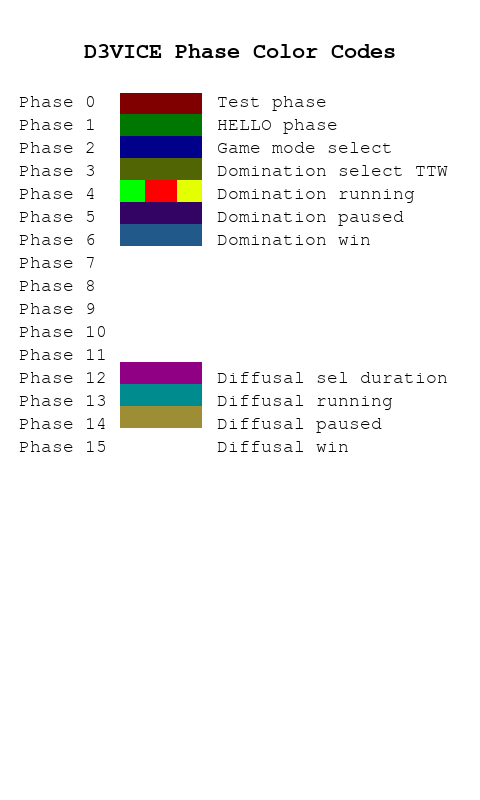
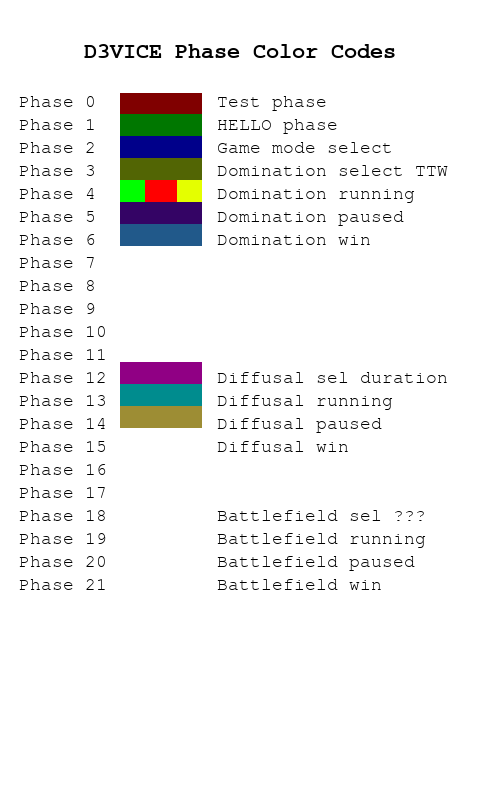
Revision of a layered w=480, h=800 image; what changed, layer by layer:
painted on "Phase 0 Test phase ..." over left=19, top=464, right=426, bottom=590
